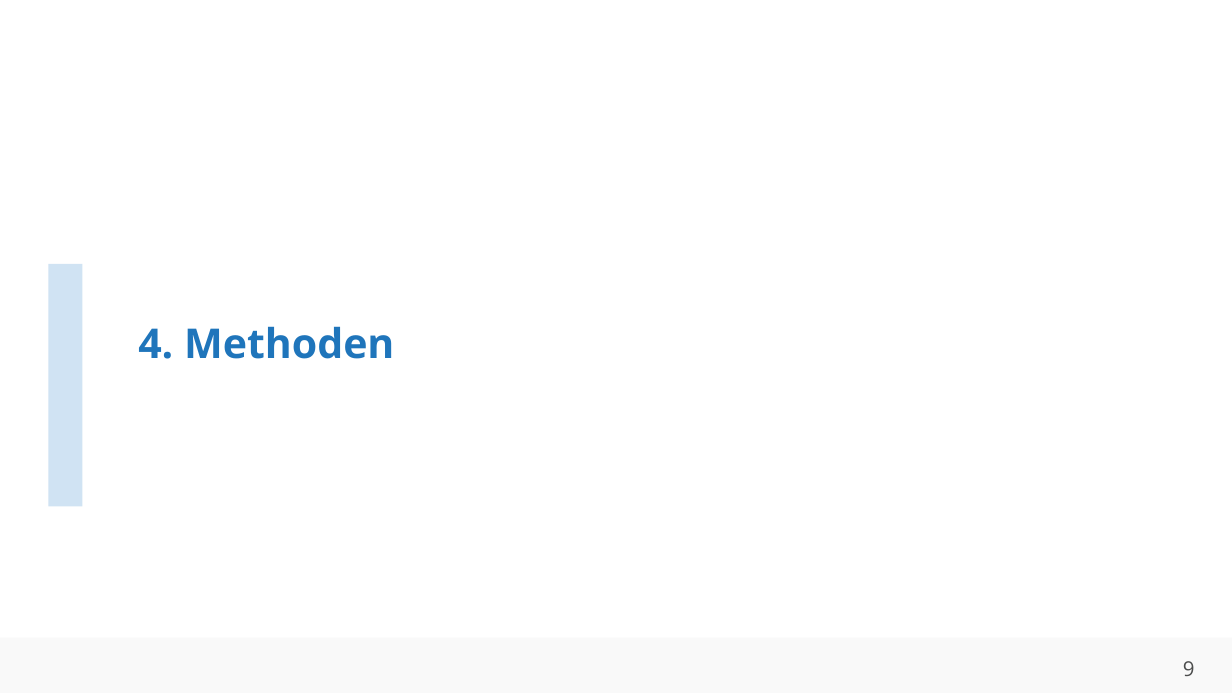
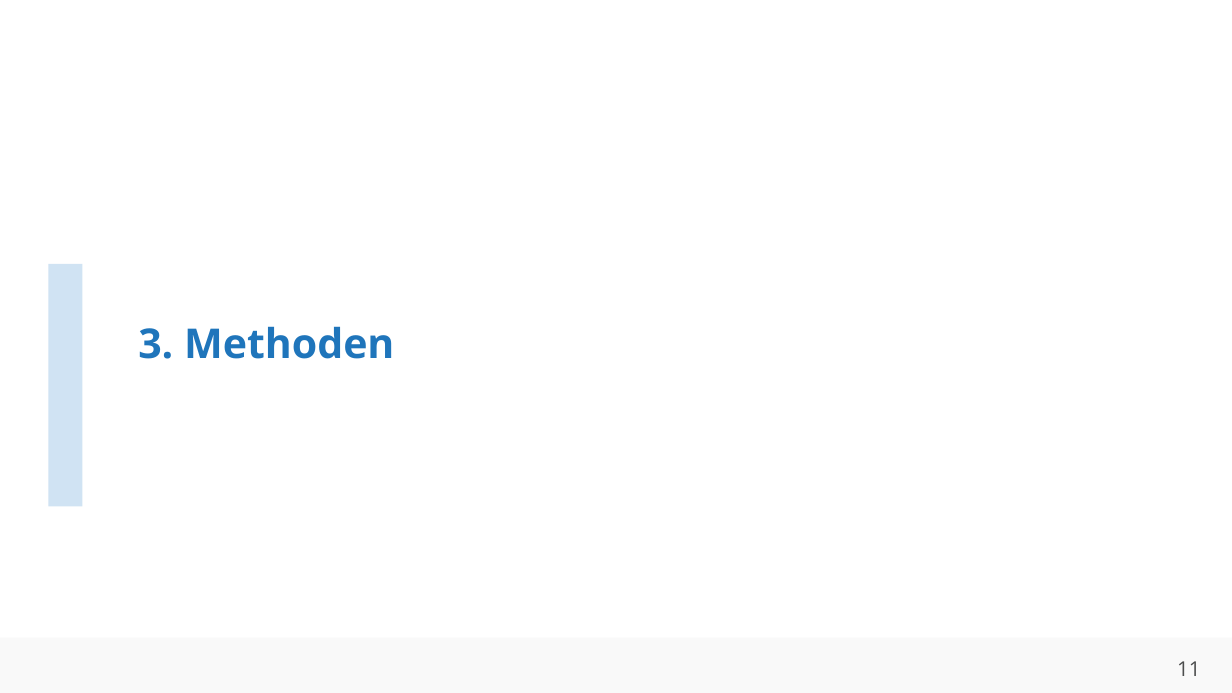
Before and after one commit to ahndavin/Abschlussarbeit_Bachelor, a slide deck: slide 11 of Kolloquium/Kolloquium.pptx (slide 9 before the commit). Drawn at 1232x693 pixels with LibreOffice and Linux fonts; fonts in the diff are those of the drawing; background and template pictures are left out. Boxes give left, top, right and bottom in pixels: in the first picture for what was removed or moved away, otherwise in the second. Text is boxed around its words. In the diff, an @@ line names an element or a change of style, - is before the commit and + after.

```diff
--- a/Kolloquium/Kolloquium.pptx
+++ b/Kolloquium/Kolloquium.pptx
@@ title at (x1=138, y1=326, x2=394, y2=359): text changed @@
-4. Methoden
+3. Methoden
@@ page number at (x1=1177, y1=661, x2=1200, y2=676): text changed @@
-9
+11
```
Also in this commit, not shown: 9 other slides changed, 4 slides added, 3 slides removed, 2 other files.
